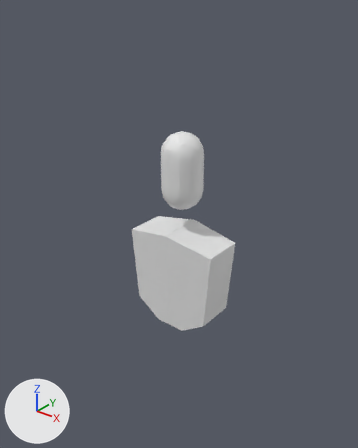
The glTF model inmoov.glb, before and after one commit.
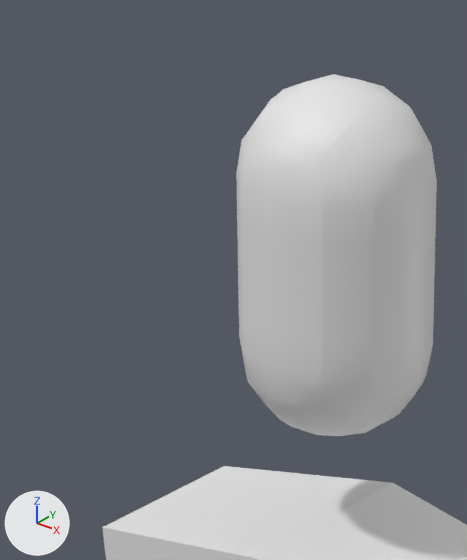
Each version is shown from a 50 mm lens placed at (0.807, -1.024, 2.229), pointed at (0.035, -0.058, 1.631), then close up on the part from 31% to 59% of the width and 26% to 53% of the height. Lighting does not change. The marker at lower left points along +X, +Y and +Z. Where no turn or scale is listed for an object, it has been applied to the vertices. Vertices at the same position are counted once.

Names of what the first close-up shows: 'head', 'topstom'.
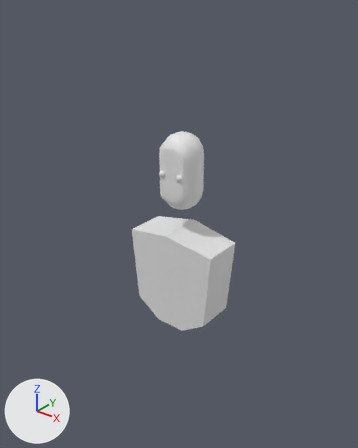
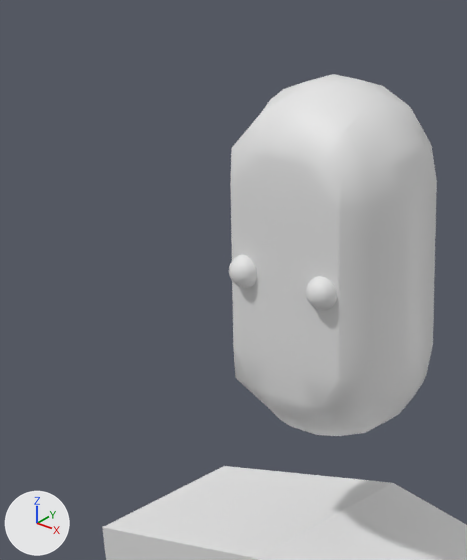
Commit message: wip: head

Where the change shows, as pixel boxes (x1, y1, x2, y2) in the close-ups (467 x 560 px; the box of a moved part takes in the faces that stretch with it):
'head', reshaped: before (236, 74, 437, 436); after (230, 74, 437, 436)
'eye_l', added: after (306, 276, 337, 310)
'eye_r', added: after (229, 255, 257, 288)
part 1 of me_mesh, moved or reshaped: before (236, 114, 342, 411); after (230, 114, 342, 411)

Diff of the bpy script that builds the scene:
```diff
--- a/inmoov.glb.py
+++ b/inmoov.glb.py
@@ me_mesh @@
 me_mesh.from_pydata(...)  # 272 vertices, 540 faces; spans x -0.059..0.059, y -0.059..0.059, z -0.11..0.11
 # used by ob_head; location = (0.0, 0.0, 1.76)
+# me_mesh part 1: all 52 vertices in x -0.031..0.031, y -0.059..-0.047, z -0.079..0.079 are scaled about their middle by (1.32, 0.335, 1), then moved by (0.0, 0.004, 0.0)
@@ me_sphere_002 @@
+me_sphere_002.from_pydata(...)  # a UV sphere (32 segments, 16 rings, poles along z) spanning x -0.01..0.01, y -0.01..0.01, z -0.01..0.01
@@ ob_eye_r @@
+ob_eye_r = bpy.data.objects.new('eye_r', me_sphere_002)
+ob_eye_r.location = (-0.0299, -0.0486, 1.76)
@@ ob_eye_l @@
+ob_eye_l = bpy.data.objects.new('eye_l', me_sphere_002.copy())
+ob_eye_l.location = (0.0289, -0.0486, 1.76)
```
